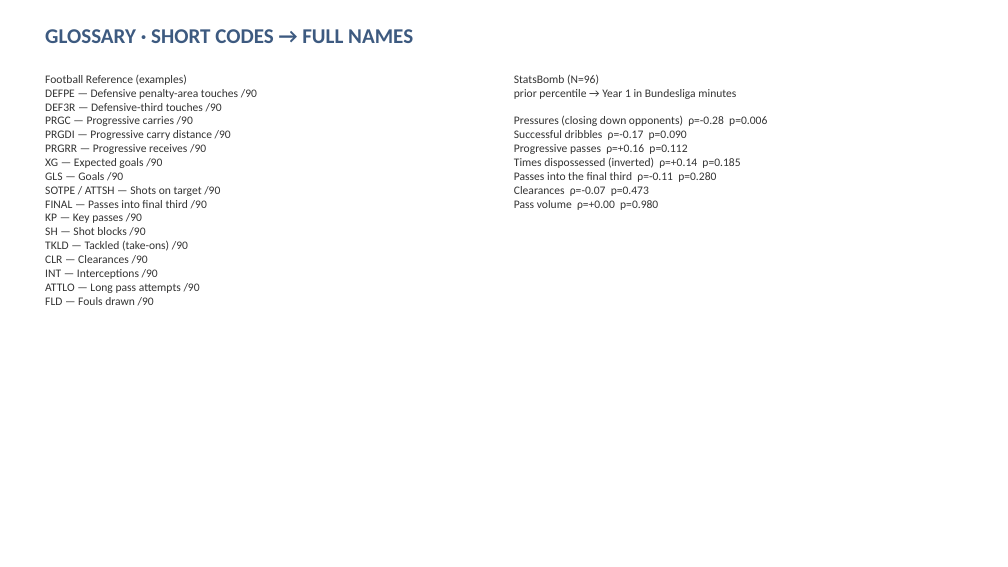
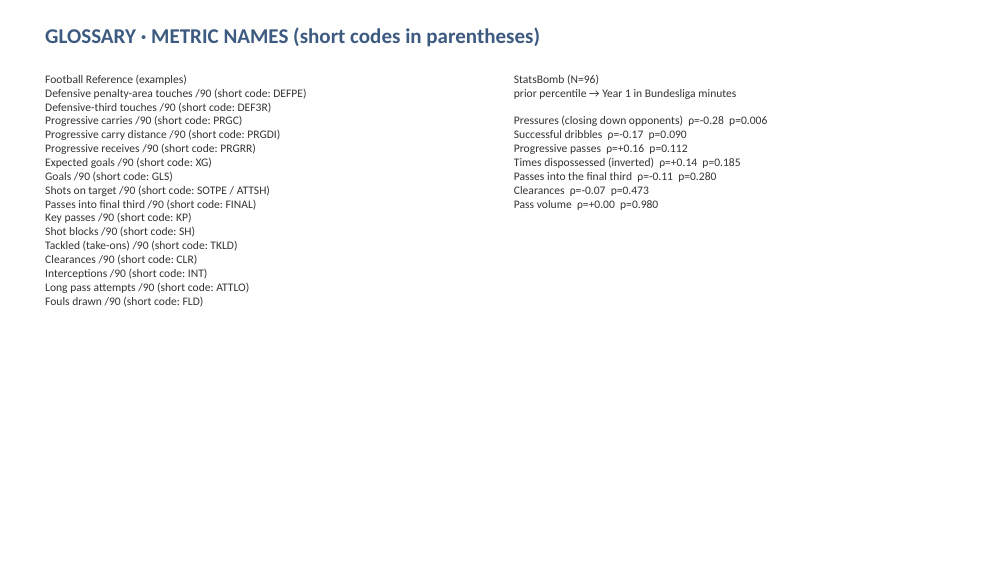
Before and after one commit to colbymorris08/bundesliga-transfer-traits, a slide deck: slide 23 of bundesliga_transfer_traits.pptx. Drawn at 1008x567 pixels with LibreOffice and Linux fonts; fonts in the diff are those of the drawing. Boxes give left, top, right and bottom in pixels: in the first picture for what was removed or moved away, otherwise in the second. Text is boxed around its words. In the diff, an @@ line names an element or a change of style, - is before the commit and + after.

```diff
--- a/bundesliga_transfer_traits.pptx
+++ b/bundesliga_transfer_traits.pptx
@@ text at <box>45,27,540,47</box>: text changed @@
-GLOSSARY · SHORT CODES → FULL NAMES
+GLOSSARY · METRIC NAMES (short codes in parentheses)
@@ text at <box>45,88,306,307</box>: text changed @@
-DEFPE — Defensive penalty-area touches /90
-DEF3R — Defensive-third touches /90
-PRGC — Progressive carries /90
-PRGDI — Progressive carry distance /90
-PRGRR — Progressive receives /90
-XG — Expected goals /90
-GLS — Goals /90
-SOTPE / ATTSH — Shots on target /90
-FINAL — Passes into final third /90
-KP — Key passes /90
-SH — Shot blocks /90
-TKLD — Tackled (take-ons) /90
-CLR — Clearances /90
-INT — Interceptions /90
-ATTLO — Long pass attempts /90
-FLD — Fouls drawn /90
+Defensive penalty-area touches /90 (short code: DEFPE)
+Defensive-third touches /90 (short code: DEF3R)
+Progressive carries /90 (short code: PRGC)
+Progressive carry distance /90 (short code: PRGDI)
+Progressive receives /90 (short code: PRGRR)
+Expected goals /90 (short code: XG)
+Goals /90 (short code: GLS)
+Shots on target /90 (short code: SOTPE / ATTSH)
+Passes into final third /90 (short code: FINAL)
+Key passes /90 (short code: KP)
+Shot blocks /90 (short code: SH)
+Tackled (take-ons) /90 (short code: TKLD)
+Clearances /90 (short code: CLR)
+Interceptions /90 (short code: INT)
+Long pass attempts /90 (short code: ATTLO)
+Fouls drawn /90 (short code: FLD)
```
Also in this commit, not shown: 9 other slides changed.
